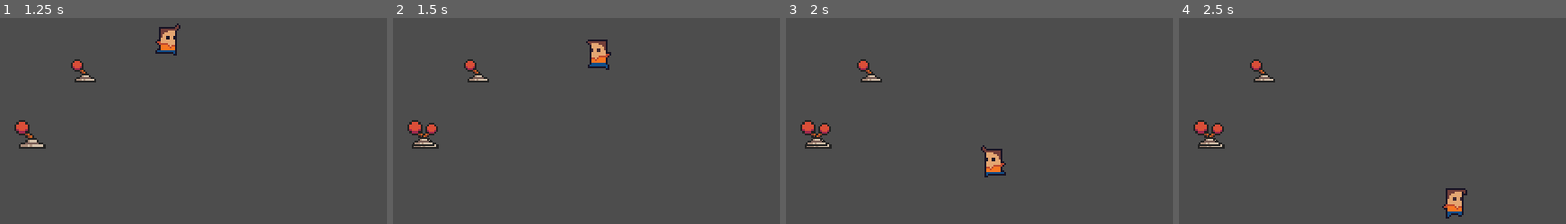
Above: before the commit, frames 1-4 (left to right).
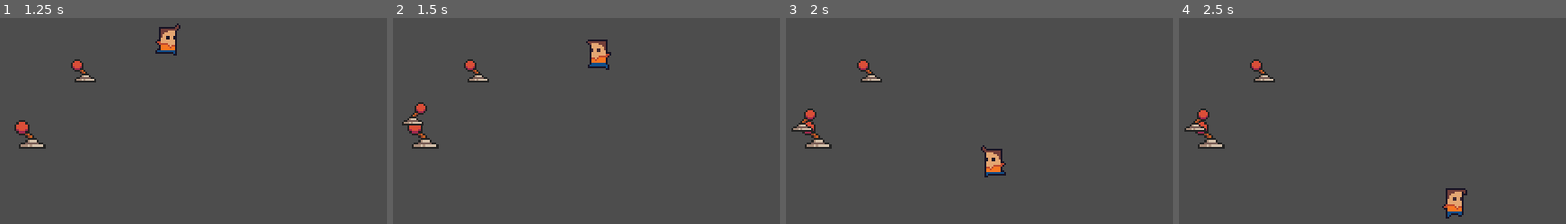
Above: after the commit, the same moments.

Repository: tiagobonetti/scaling-up
Game: Godot game, scene res://world.tscn
The game is run twice, just before and just after one commit, with the same random seed, the same clock (stepped at 60 frames per second) and the same inputs.
Inputs (mouse positions are in pixels of both pictures, inside the frame that each line leads up to):
- Up to frame 1 (1.25 s): move the mouse to (30, 133) at 0.52 s; press the mouse at (30, 133) at 0.53 s; hold Right (ui_right) from 0.53 s (still down)
- Up to frame 2 (1.5 s): move the mouse to (482, 156) at 1.27 s; release Right (ui_right) at 1.28 s; release the mouse at (482, 156) at 1.28 s; hold Down (ui_down) from 1.28 s (still down); click (482, 156) at 1.35 s
- Up to frame 3 (2 s): keep holding Down (ui_down)
- Up to frame 4 (2.5 s): move the mouse to (1442, 69) at 2.02 s; release Down (ui_down) at 2.03 s; press the mouse at (1442, 69) at 2.03 s; hold Right (ui_right) from 2.03 s (still down)

Frame 1 is identical in both runs. In frame 2, 0.7% of the frame differs, in the area x 2-12%, y 40-63%; in frame 3, 0.7%; in frame 4, 0.7%.

Commit message:
naming my own custom class transform, wcgw

Diff:
--- a/Scenes/Entities/Product.tscn
+++ b/Scenes/Entities/Product.tscn
@@ -6,7 +6,7 @@
 [sub_resource type="ConvexPolygonShape2D" id="ConvexPolygonShape2D_8hh4x"]
 points = PackedVector2Array(-6, -2.41, -6, 4.445, 1, 7, 7.5, 4.005, 7.515, -2.62, 0.795, -6.34)
 
-[node name="Area2D" type="Area2D"]
+[node name="Area2D2" type="Area2D"]
 script = ExtResource("1_nwbf5")
 
 [node name="LeverRight" type="Sprite2D" parent="."]
--- a/Scripts/catapult.gd
+++ b/Scripts/catapult.gd
@@ -1,5 +1,6 @@
 extends Area2D
 
+var Transform = preload("res://Scripts/transform.gd")
 var LaunchArc = preload("res://Scripts/launch_arc.gd")
 var Product = preload("res://Scenes/Entities/Product.tscn")
 var reticle_color = Color(1.0, 0.0, 0.0)
@@ -9,14 +10,10 @@
 var is_dragging = false
 var redraw = false
 var debug_drawing = true
-var perspective_factor = 0.6
 
 
-func _to_screen_coordinates(x):
+func from_screen_coordinates(x):
 	return global_transform.affine_inverse() * x
-
-func faux_3d(xy, z):
-	return xy - Vector2(0, perspective_factor * z)
 
 
 # Called when the node enters the scene tree for the first time.
@@ -29,30 +26,31 @@
 		queue_redraw()
 
 
+func create_arc():
+	return LaunchArc.new(
+		start_position,
+		(current_position - start_position).length(),  # Velocity is determined by drag length
+		atan2(current_position[1] - start_position[1], current_position[0] - start_position[0])
+	)
+
+
 func _draw():
 	if is_dragging:
-		var arc = LaunchArc.new(
-			start_position,
-			0.2 * (current_position - start_position).length(),  # Velocity is determined by drag length
-			atan2(current_position[1] - start_position[1], current_position[0] - start_position[0])
-		)
-
-		var xy = start_position
-		var z = 0
+		var arc = create_arc()
+		var xyz = [start_position, 0]
 
 		for coordinate in arc.trajectory(25):
 			draw_line(
-				_to_screen_coordinates(faux_3d(xy, z)),
-				_to_screen_coordinates(faux_3d(coordinate[0], coordinate[1])),
+				Transform.faux_3d(xyz),
+				Transform.faux_3d(coordinate),
 				reticle_color,
 			)
-			xy = coordinate[0]
-			z = coordinate[1]
+			xyz = [coordinate[0], coordinate[1]]
 
 		var final_position = arc.final_position()
 		draw_line(
-			_to_screen_coordinates(start_position),
-			_to_screen_coordinates(faux_3d(final_position[0], final_position[1])),
+			start_position,
+			Transform.faux_3d(final_position),
 			shadow_color
 		)
 		redraw = false
@@ -61,8 +59,8 @@
 func _begin_drag(viewport, event, _shape_idx):
 	if event.is_action_pressed("ui_press"):
 		viewport.set_input_as_handled()
-		start_position = event.position
-		current_position = event.position
+		start_position = from_screen_coordinates(event.position)
+		current_position = from_screen_coordinates(event.position)
 		is_dragging = true
 		redraw = debug_drawing
 
@@ -77,8 +75,8 @@
 
 		var launched_product = Product.instantiate()
 		add_child(launched_product)
-		launched_product.position = _to_screen_coordinates(start_position)
-		# launched_product.apply_impulse(- 5 * (current_position - start_position))
+		launched_product.position = start_position
+		launched_product.follow_arc(create_arc())
 
 	if is_dragging and event is InputEventMouseMotion:
 		current_position = event.position
--- a/Scripts/launch_arc.gd
+++ b/Scripts/launch_arc.gd
@@ -15,6 +15,8 @@
 # (r1 - r0) * g = v0 * v0 * sin(2 * theta)
 # v0 = sqrt((r1 - r0) * g / sin(2 * theta))
 
+const GRAVITY = 981
+
 var v0: float
 var total_time: float
 var start_position: Vector2
@@ -24,7 +26,7 @@
 
 
 # Maybe gravity should be some global state?
-func _init(start_position, v0, ground_angle, theta=deg_to_rad(72), gravity=9.81):
+func _init(start_position, v0, ground_angle, theta=deg_to_rad(72), gravity=GRAVITY):
 	self.v0 = max(v0, 0.01)  # Prevent div by zero
 	self.total_time = 2.0 * v0 * sin(theta) / gravity
 	self.start_position = start_position
@@ -32,7 +34,7 @@
 	self.theta = theta
 	self.gravity = gravity
 
-func target_position(from_position, to_position, theta=deg_to_rad(72), gravity=9.81):
+func target_position(from_position, to_position, theta=deg_to_rad(72), gravity=GRAVITY):
 	var v0 = sqrt((to_position - from_position) * gravity / sin(2 * theta))
 	var ground_angle = atan2(to_position[1] - from_position[1], to_position[0] - from_position[0])
 
@@ -50,7 +52,6 @@
 
 func trajectory(num_steps):
 	return Iterator.new(self, num_steps)
-
 
 class Iterator:
 	var _parent
--- a/Scripts/product.gd
+++ b/Scripts/product.gd
@@ -1,4 +1,9 @@
 extends Area2D
+
+
+var Transform = preload("res://Scripts/transform.gd")
+var m_arc
+var m_time
 
 
 # Called when the node enters the scene tree for the first time.
@@ -8,8 +13,12 @@
 
 # Called every frame. 'delta' is the elapsed time since the previous frame.
 func _process(delta):
-	pass
+	m_time += delta
+	if m_arc and (m_time < m_arc.total_time):
+		position = Transform.faux_3d(m_arc.position_at(m_time))
 
 
-func follow_trajectory():
-	pass
+func follow_arc(arc):
+	m_arc = arc
+	m_time = 0
+	position = Transform.faux_3d(m_arc.position_at(0))
--- /dev/null
+++ b/Scripts/transform.gd
@@ -0,0 +1,18 @@
+extends Node
+
+
+static func faux_3d(xyz):
+	var xy = xyz[0]
+	var z = xyz[1]
+	var perspective_factor = 0.8
+	return xy - Vector2(0, perspective_factor * z)
+
+
+# Called when the node enters the scene tree for the first time.
+func _ready():
+	pass # Replace with function body.
+
+
+# Called every frame. 'delta' is the elapsed time since the previous frame.
+func _process(delta):
+	pass
Not shown: 1 places in Scenes/Entities/Catapult.tscn that only renumber resources
Not shown: 1 places in Scenes/Entities/Product.tscn that only renumber resources
Not shown: 1 places in world.tscn that only renumber resources
